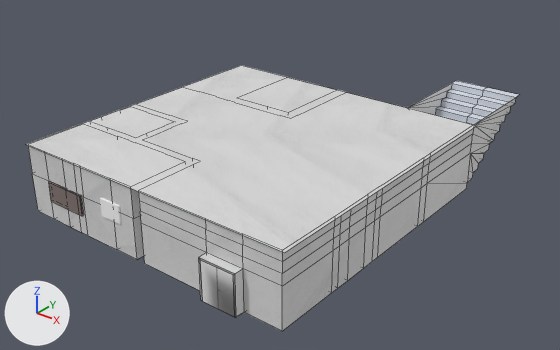
The Blender file blend/inf.blend: old version first, new version second.
Camera for both pictures: a 50 mm lens placed at (44.3, -51.8, 35.7), pointed at (0.3, 3.2, 1.6). The lights are fixed; the arrows at lower left show +X, +Y and +Z. Mesh edges are drawn as thin lines on the coarser meshes.
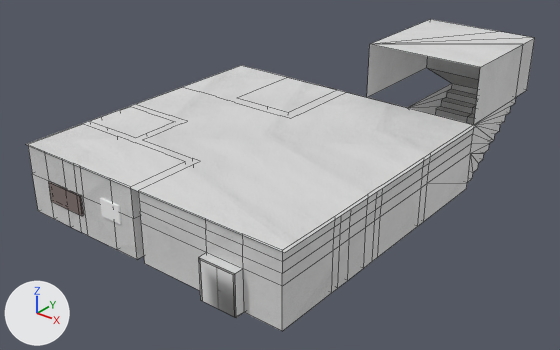
What the commit changed:
me_plane is used by ob_plane; location (-1.65, 0.36, 3.31); scale (1.2, 1.2, 1.0).
Verts and faces of me_plane; kept vertices keep their numbers, new ones are numbered from 448.
Before the commit, vertices of me_plane: 20 (13.9, 12.2, 3.7) at pixel (473, 124), 36 (13.9, 21.4, 3.7) at pixel (519, 94), 37 (7.6, 21.4, 3.7) at pixel (456, 80), 218 (13.9, 20.5, 3.7) at pixel (515, 97), 219 (7.6, 20.5, 3.7) at pixel (451, 83).
Before the commit, vertices of me_plane: 262 (10.8, 21.4, 3.7) at pixel (487, 87), 269 (10.8, 20.5, 3.7) at pixel (482, 90).
me_plane had 448 vertices, 417 faces and spanned x -11.1..13.9, y -13.6..21.4, z -3.3..3.7.
me_plane now has 455 vertices, 426 faces and spans x -11.1..13.9, y -13.6..23.0, z -3.3..9.5.
Part 1, on me_plane:
Vertices deleted: 37 (with the faces that use them).
Vertex 36 moves to (13.9, 23.0, 3.7), pixel (526, 90).
Vertex 262 moves to (10.8, 23.0, 3.7).
New vertices 448 to 451 stand at vertices 20, 36, 218, 262, in that order, plus (0.0, 0.0, 5.8).
New vertex 452 is at (3.6, 23.0, 3.7), pixel (426, 67).
New vertex 453 is at (3.6, 23.0, 9.5), pixel (430, 19).
New vertex 454 is at (3.6, 12.2, 3.7), pixel (366, 97).
New vertex 455 is at (3.6, 12.2, 9.5), pixel (369, 44).
New faces: (219, 269, 262, 452) (mat_floor_tile (picture img_tile_jpg_001)).
New faces: (20, 448, 450, 218), (36, 218, 450, 449), (36, 449, 451, 262), (262, 451, 453, 452), (452, 453, 455, 454), (451, 455, 453) (mat_wall (picture img_wall_jpg)).
New faces: (449, 455, 451), (449, 450, 455), (448, 455, 450) (mat_wall (picture img_wall_jpg)).
me_plane part 2: 23 faces spanning x 7.6..13.9, y 12.2..23.0, z -2.6..3.7 switch from mat_material_002 (white #d8dde7) to mat_floor_tile (picture img_tile_jpg_001).
me_plane part 3: 20 faces spanning x 7.6..13.9, y 12.2..20.5, z -3.3..3.7 switch from mat_material_002 (white #d8dde7) to mat_wall (picture img_wall_jpg).

Changed parts and their boxes [x1, y1, x2, y2] in the pictures (560 x 350 px):
'Plane', reshaped (25% taller)
    before: [28, 81, 519, 331]
    after: [28, 19, 534, 331]
part 1 of me_plane, built on
    before: [453, 81, 519, 98]
    after: [367, 19, 534, 124]
part 2 of me_plane, recoloured (white to grey)
    both: [437, 89, 477, 122]
part 3 of me_plane, recoloured
    both: [435, 83, 478, 125]
